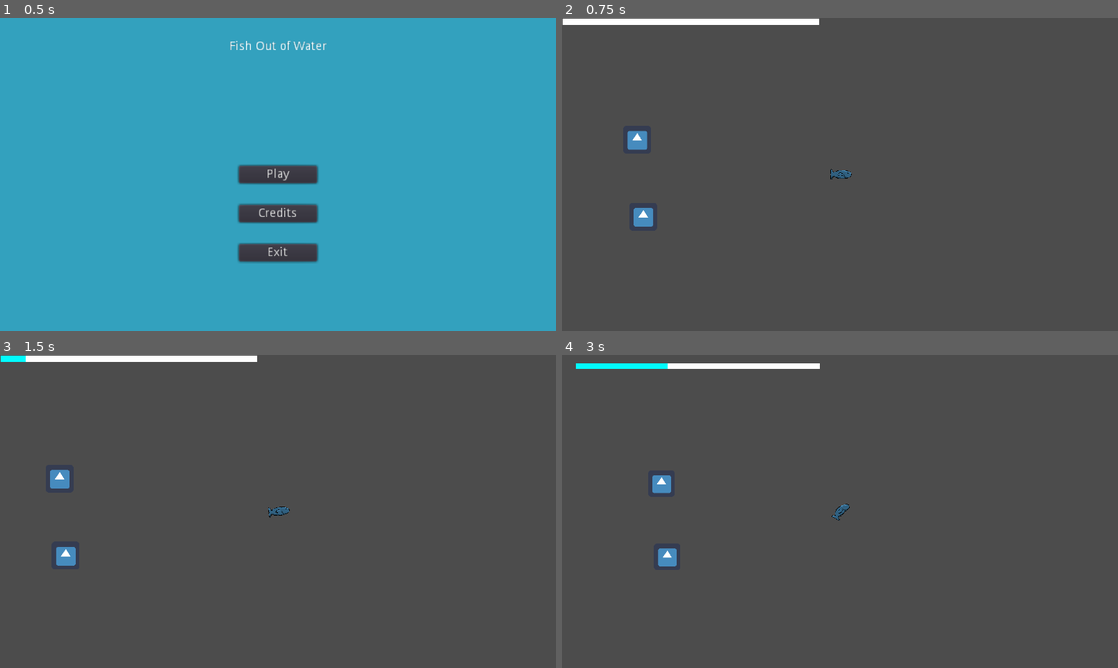
Above: before the commit, frames 1-4 (two rows, left to right).
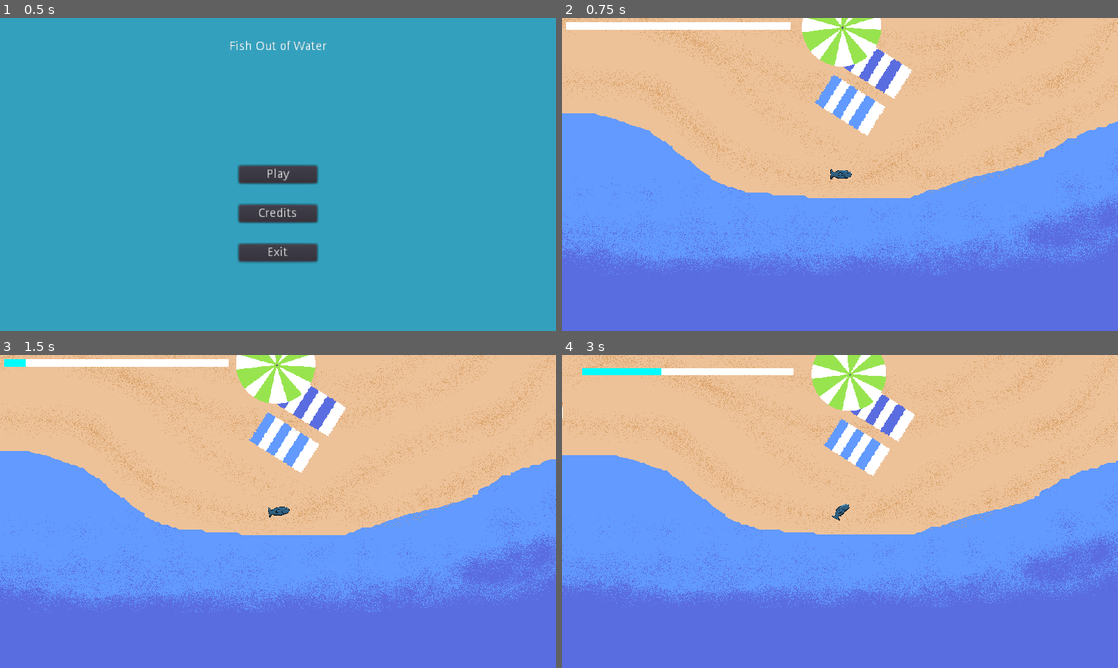
Above: after the commit, the same moments.

Repository: PhyroDev/AFishOutOfWater
Game: Godot game, scene res://Scenes/MainMenu/MainMenu.tscn
Same seed, same stepped clock (60 frames per second), same inputs: the game is played once before the commit and once after it. The engine's default icon, where the game draws it, is replaced by a stand-in: a white triangle on a blue panel in a dark square.
Inputs (mouse positions are in pixels of both pictures, inside the frame that each line leads up to):
- Up to frame 1 (0.5 s): no input
- Up to frame 2 (0.75 s): click "Play" at 0.5 s
- Up to frame 3 (1.5 s): tap Enter at 1.25 s; move the mouse to (400, 495) at 1.27 s; hold T (T, bound only after the commit) from 1.28 s (still down)
- Up to frame 4 (3 s): move the mouse to (728, 527) at 2.02 s; release T (T, bound only after the commit) at 2.03 s; click (728, 527) at 2.1 s; tap T (T, bound only after the commit) at 2.3 s; move the mouse to (895, 442) at 2.77 s; hold Mouse wheel down (MSD) from 2.78 s (still down)

Frame 1 is identical in both runs. In frame 2, 99% of the frame differs, in the area x 0-100%, y 0-100%; in frame 3, 99%; in frame 4, 100%.

Commit message:
Level1 start

Diff:
--- a/FishOuttaWater/Player/Player.gd
+++ b/FishOuttaWater/Player/Player.gd
@@ -1,6 +1,6 @@
 extends KinematicBody2D
 
-export var default_speed = 10000
+export var default_speed = 2000
 var speed = default_speed
 
 var velocity = Vector2()
@@ -18,6 +18,7 @@
 	if position.distance_to(get_global_mouse_position()) > 6:
 		if not dashing:
 			$Fish.look_at(get_global_mouse_position())
+			$CollisionShape2D.look_at(get_global_mouse_position())
 			dash_bar.value += 0.75
 			$AnimationPlayer.play("Flop")
 	else:
--- a/FishOuttaWater/Player/Player.tscn
+++ b/FishOuttaWater/Player/Player.tscn
@@ -8,11 +8,11 @@
 [ext_resource path="res://UI/PauseMenu/PauseMenu.tscn" type="PackedScene" id=6]
 
 [sub_resource type="CapsuleShape2D" id=1]
-radius = 9.9999
-height = 34.0002
+radius = 8.99994
+height = 28.0001
 
 [sub_resource type="CapsuleShape2D" id=2]
-radius = 9.99982
+radius = 9.99992
 height = 44.0003
 
 [sub_resource type="StyleBoxFlat" id=5]
@@ -56,13 +56,13 @@
 
 [node name="Player" type="KinematicBody2D"]
 script = ExtResource( 2 )
-default_speed = 8000
 
 [node name="CollisionShape2D" type="CollisionShape2D" parent="."]
 rotation = 1.5708
 shape = SubResource( 1 )
 
 [node name="Fish" type="Node2D" parent="."]
+scale = Vector2( 0.8, 0.8 )
 
 [node name="Sprite" type="Sprite" parent="Fish"]
 texture = ExtResource( 1 )
@@ -86,7 +86,7 @@
 
 [node name="Camera2D" type="Camera2D" parent="."]
 current = true
-zoom = Vector2( 2, 2 )
+zoom = Vector2( 1.6, 1.6 )
 process_mode = 0
 script = ExtResource( 5 )
 
@@ -97,12 +97,13 @@
 anchor_bottom = 1.0
 
 [node name="PauseMenu" parent="Camera2D/Control" instance=ExtResource( 6 )]
+visible = false
 
 [node name="ProgressBar" type="ProgressBar" parent="Camera2D/Control"]
-margin_left = -638.0
-margin_top = -358.0
-margin_right = -48.0
-margin_bottom = -344.0
+margin_left = -504.0
+margin_top = -280.0
+margin_right = -91.0
+margin_bottom = -266.0
 custom_styles/fg = SubResource( 5 )
 custom_styles/bg = SubResource( 6 )
 percent_visible = false
--- /dev/null
+++ b/FishOuttaWater/Scenes/Levels/Level1 - Beach/BeachLevel.tscn
@@ -0,0 +1,43 @@
+[gd_scene load_steps=4 format=2]
+
+[ext_resource path="res://Level1_Art.png" type="Texture" id=1]
+[ext_resource path="res://Player/Player.tscn" type="PackedScene" id=2]
+
+[sub_resource type="CircleShape2D" id=1]
+radius = 73.0069
+
+[node name="BeachLevel" type="Node2D"]
+
+[node name="Background" type="TextureRect" parent="."]
+margin_right = 40.0
+margin_bottom = 40.0
+texture = ExtResource( 1 )
+
+[node name="Player" parent="." instance=ExtResource( 2 )]
+position = Vector2( 2467, 895 )
+
+[node name="Collisions" type="StaticBody2D" parent="."]
+
+[node name="Wall" type="CollisionPolygon2D" parent="Collisions"]
+polygon = PoolVector2Array( 762, -1, 762, 13, 1340, 13, 1340, 142, 1747, 142, 1747, 119, 1361, 119, 1361, 13, 3484, 13, 3484, 0, 3518, 0, 3535, -24, 3535, -24, 760, -15 )
+
+[node name="Umbrella" type="CollisionShape2D" parent="Collisions"]
+position = Vector2( 1485, 465 )
+shape = SubResource( 1 )
+
+[node name="Umbrella2" type="CollisionShape2D" parent="Collisions"]
+position = Vector2( 2470, 622 )
+shape = SubResource( 1 )
+
+[node name="Umbrella3" type="CollisionShape2D" parent="Collisions"]
+position = Vector2( 2978, 360 )
+shape = SubResource( 1 )
+
+[node name="Icebox" type="CollisionPolygon2D" parent="Collisions"]
+polygon = PoolVector2Array( 1745, 533, 1705, 517, 1717, 492, 1757, 507 )
+
+[node name="Rock" type="CollisionPolygon2D" parent="Collisions"]
+polygon = PoolVector2Array( 2312, 476, 2330, 476, 2331, 478, 2330, 484, 2327, 487, 2313, 487, 2309, 483, 2309, 478 )
+
+[node name="Rock2" type="CollisionPolygon2D" parent="Collisions"]
+polygon = PoolVector2Array( 2306, 101, 2304, 100, 2303, 99, 2302, 96, 2302, 92, 2304, 90, 2306, 89, 2308, 88, 2310, 86, 2312, 85, 2322, 85, 2324, 87, 2325, 89, 2326, 90, 2327, 95, 2327, 97, 2325, 99, 2320, 100, 2315, 101 )
--- a/FishOuttaWater/Scenes/MainMenu/MainMenu.gd
+++ b/FishOuttaWater/Scenes/MainMenu/MainMenu.gd
@@ -1,7 +1,11 @@
 extends Control
 
+func _input(event):
+	if event.is_action_pressed("T"):
+		get_tree().change_scene("res://Scenes/TestWorld/TestWorld.tscn")
+
 func _on_PlayButton_pressed():
-	get_tree().change_scene("res://Scenes/TestWorld/TestWorld.tscn")
+	get_tree().change_scene("res://Scenes/Levels/Level1 - Beach/BeachLevel.tscn")
 
 func _on_CreditsButton_pressed():
 	$AnimationPlayer.play("M-C")
--- a/FishOuttaWater/Scenes/TestWorld/TestWorld.tscn
+++ b/FishOuttaWater/Scenes/TestWorld/TestWorld.tscn
@@ -24,13 +24,13 @@
 [node name="TestRigitBodies" type="Node" parent="."]
 
 [node name="TestRigitBody" parent="TestRigitBodies" instance=ExtResource( 3 )]
-position = Vector2( 35, 451 )
+position = Vector2( 3, 359 )
 
 [node name="TestRigitBody2" parent="TestRigitBodies" instance=ExtResource( 3 )]
-position = Vector2( 111, -352 )
+position = Vector2( 637, 8 )
 
 [node name="TestRigitBody3" parent="TestRigitBodies" instance=ExtResource( 3 )]
-position = Vector2( 836, 149 )
+position = Vector2( 0, 1 )
 
 [node name="TestRigitBody4" parent="TestRigitBodies" instance=ExtResource( 3 )]
 position = Vector2( -256, 641 )
@@ -39,7 +39,7 @@
 position = Vector2( 197, 730 )
 
 [node name="TestRigitBody6" parent="TestRigitBodies" instance=ExtResource( 3 )]
-position = Vector2( 850, 326 )
+position = Vector2( 640, 359 )
 
 [node name="TestRigitBody7" parent="TestRigitBodies" instance=ExtResource( 3 )]
 position = Vector2( -176, -213 )
@@ -54,3 +54,10 @@
 
 [node name="Player" parent="." instance=ExtResource( 1 )]
 position = Vector2( 1303, 229 )
+
+[node name="Label" type="Label" parent="."]
+margin_left = 1230.0
+margin_top = 71.0
+margin_right = 1364.0
+margin_bottom = 85.0
+text = "This is the test world"
--- a/FishOuttaWater/project.godot
+++ b/FishOuttaWater/project.godot
@@ -74,6 +74,11 @@
 "events": [ Object(InputEventMouseButton,"resource_local_to_scene":false,"resource_name":"","device":0,"alt":false,"shi …(212 unchanged characters)…
  ]
 }
+T={
+"deadzone": 0.5,
+"events": [ Object(InputEventKey,"resource_local_to_scene":false,"resource_name":"","device":0,"alt":false,"shift":false,"control":false,"meta":false,"command":false,"pressed":false,"scancode":84,"physical_scancode":0,"unicode":0,"echo":false,"script":null)
+ ]
+}
 
 [layer_names]
 
@@ -86,4 +91,5 @@
 
 [rendering]
 
+environment/default_clear_color=Color( 0.356863, 0.431373, 0.882353, 1 )
 environment/default_environment="res://default_env.tres"
Binary file added: FishOuttaWater/Level1_Art.png
Not shown, added: FishOuttaWater/Level1_Art.png.import
